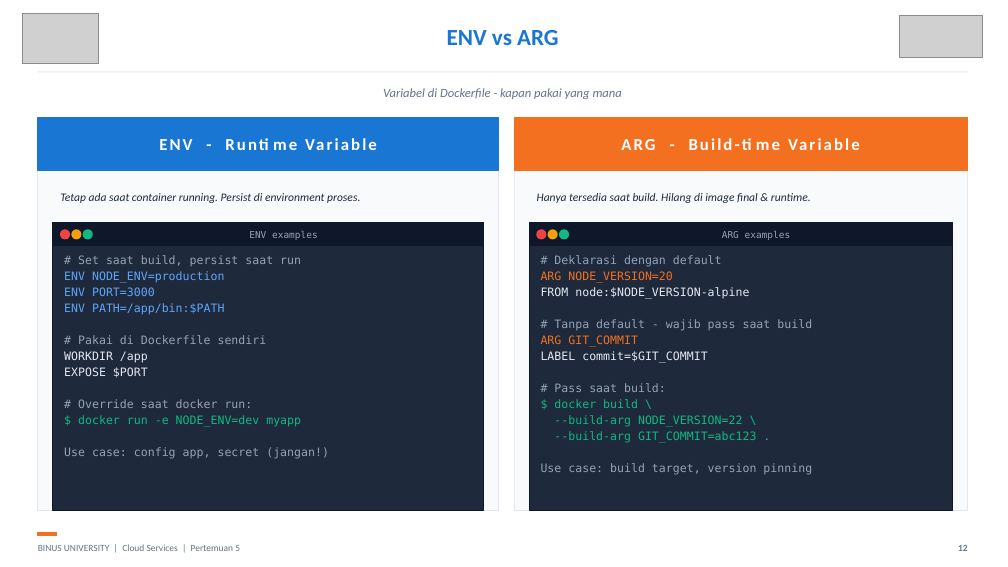
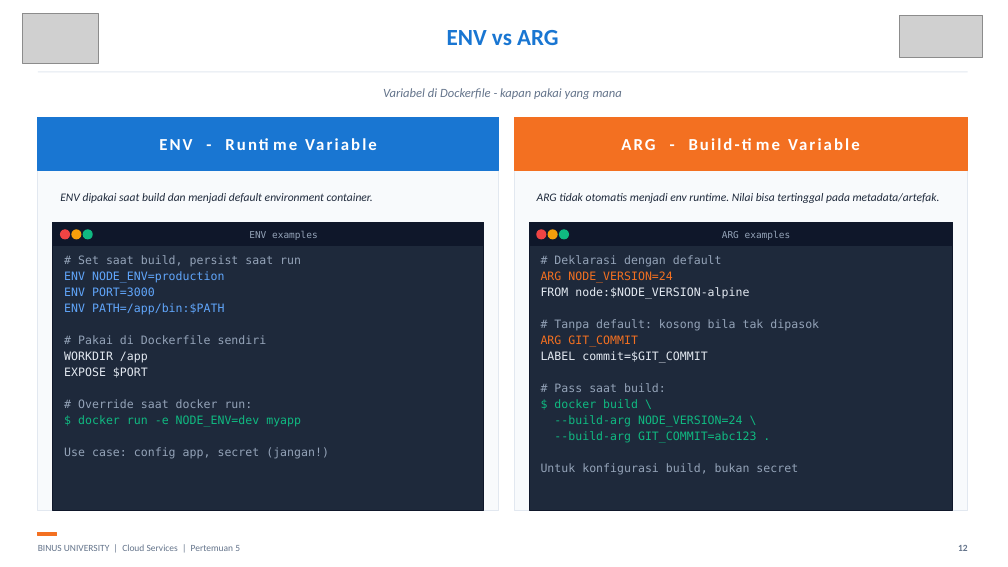
Before and after one commit to SeedFlora/meet5CloudService, a slide deck: slide 12 of slides/Teori_Pertemuan_05.pptx. Drawn at 1008x567 pixels with LibreOffice and Linux fonts; fonts in the diff are those of the drawing; grey boxes stand for pictures. Boxes give left, top, right and bottom in pixels: in the first picture for what was removed or moved away, otherwise in the second. Text is boxed around its words. In the diff, an @@ line names an element or a change of style, - is before the commit and + after.

Commit message:
Verify week 5 Docker theory against RPS and add tested Node examples

```diff
--- a/slides/Teori_Pertemuan_05.pptx
+++ b/slides/Teori_Pertemuan_05.pptx
@@ text at box(60, 193, 373, 203): text changed @@
-Tetap ada saat container running. Persist di environment proses.
+ENV dipakai saat build dan menjadi default environment container.
@@ text at box(537, 193, 940, 203): text changed @@
-Hanya tersedia saat build. Hilang di image final & runtime.
+ARG tidak otomatis menjadi env runtime. Nilai bisa tertinggal pada metadata/artefak.
@@ text at box(568, 271, 673, 283): text changed @@
-ARG NODE_VERSION=20
+ARG NODE_VERSION=24
@@ text at box(554, 319, 819, 331): text changed @@
-# Tanpa default - wajib pass saat build
+# Tanpa default: kosong bila tak dipasok
@@ text at box(554, 415, 743, 427): text changed @@
---build-arg NODE_VERSION=22 \
+--build-arg NODE_VERSION=24 \
@@ text at box(541, 463, 798, 475): text changed @@
-Use case: build target, version pinning
+Untuk konfigurasi build, bukan secret
```
Also in this commit, not shown: 24 other slides changed, 4 slides added, 1 slide removed, 10 other files.
